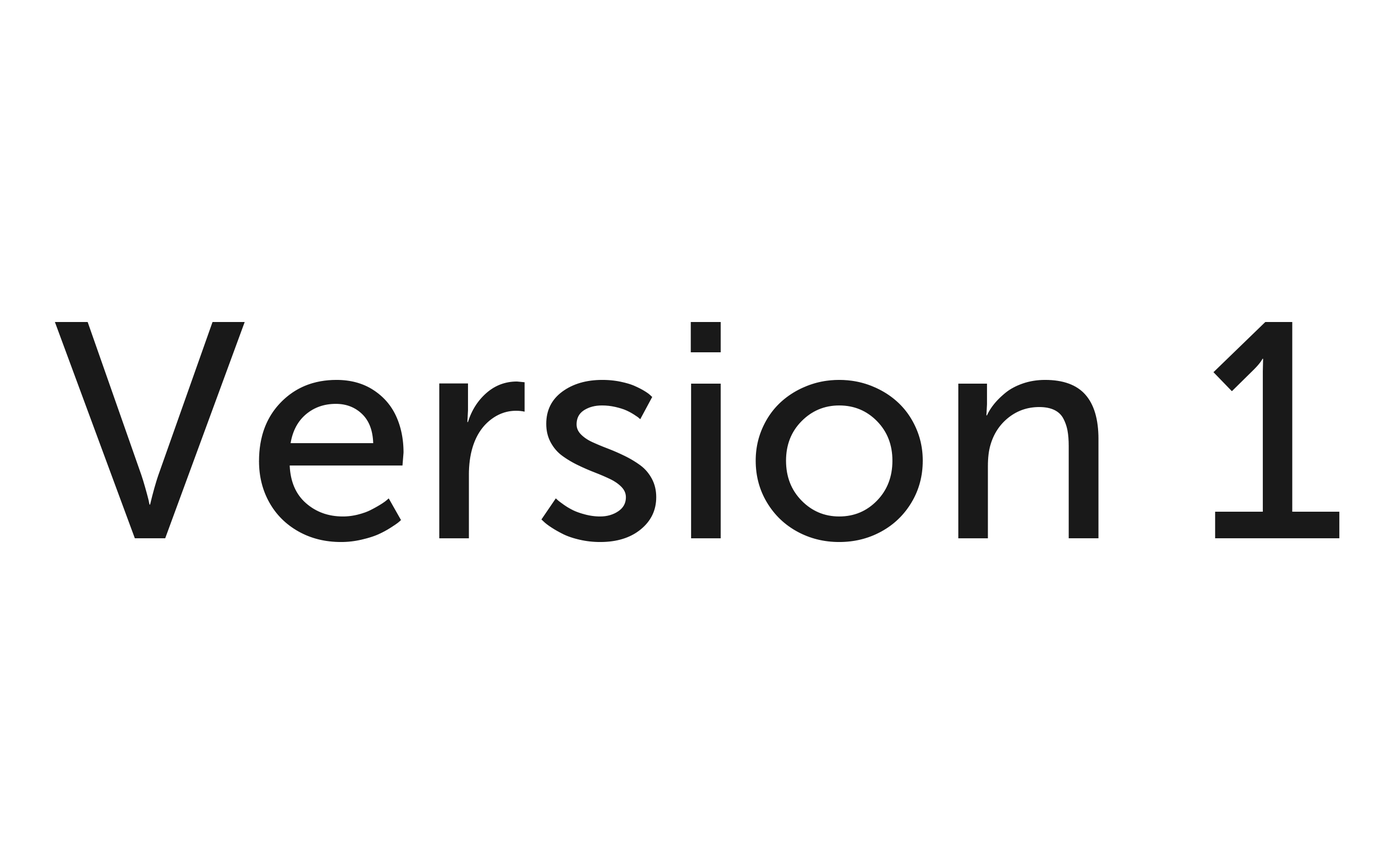
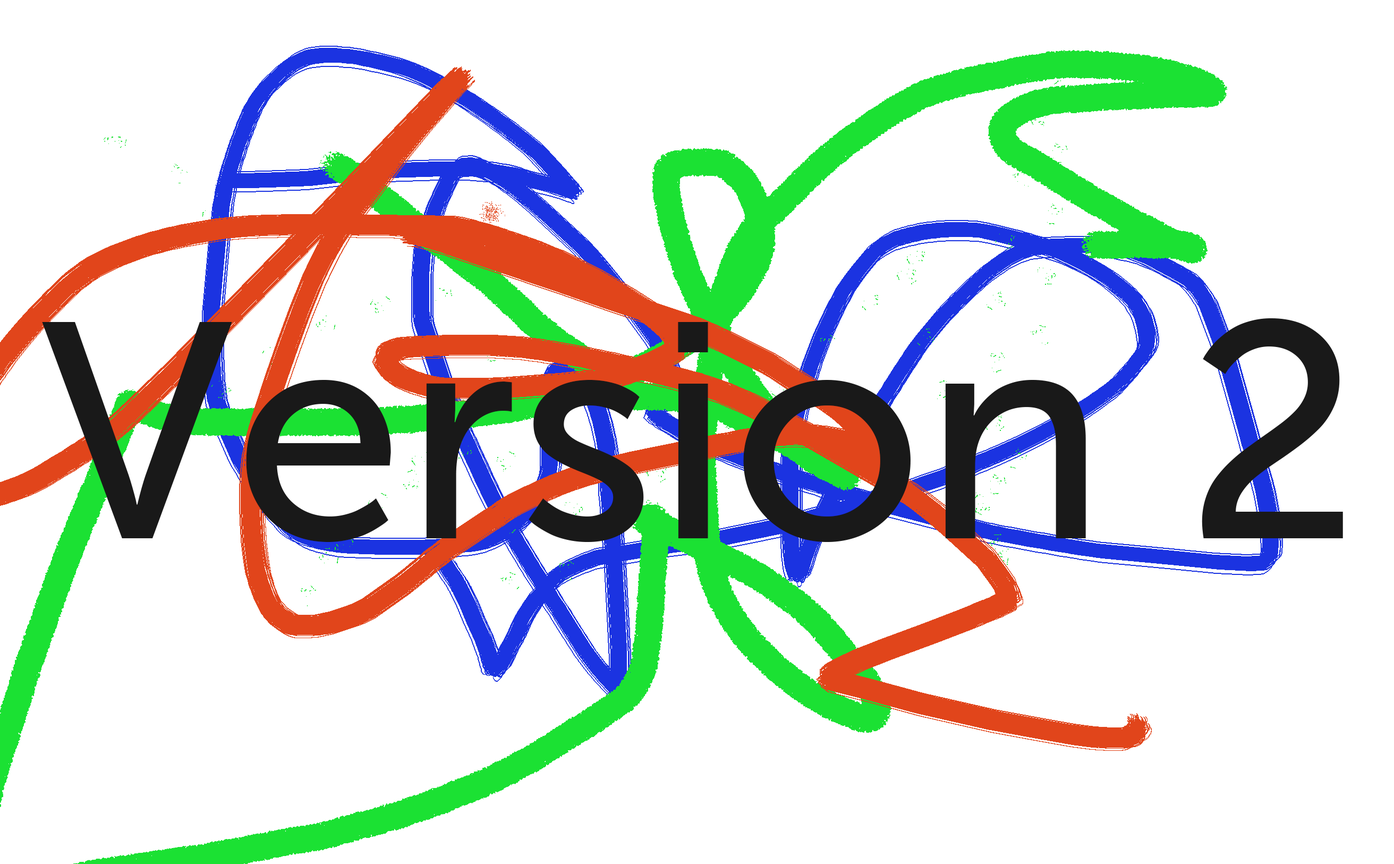
The second w=1394, h=864 image is a revision of the first. Changes to its layers:
renamed "Version 1" to "Version 2", painted on it over [left=41, top=318, right=1343, bottom=542]
added layer "Layer 1" over [left=0, top=45, right=1283, bottom=864]
